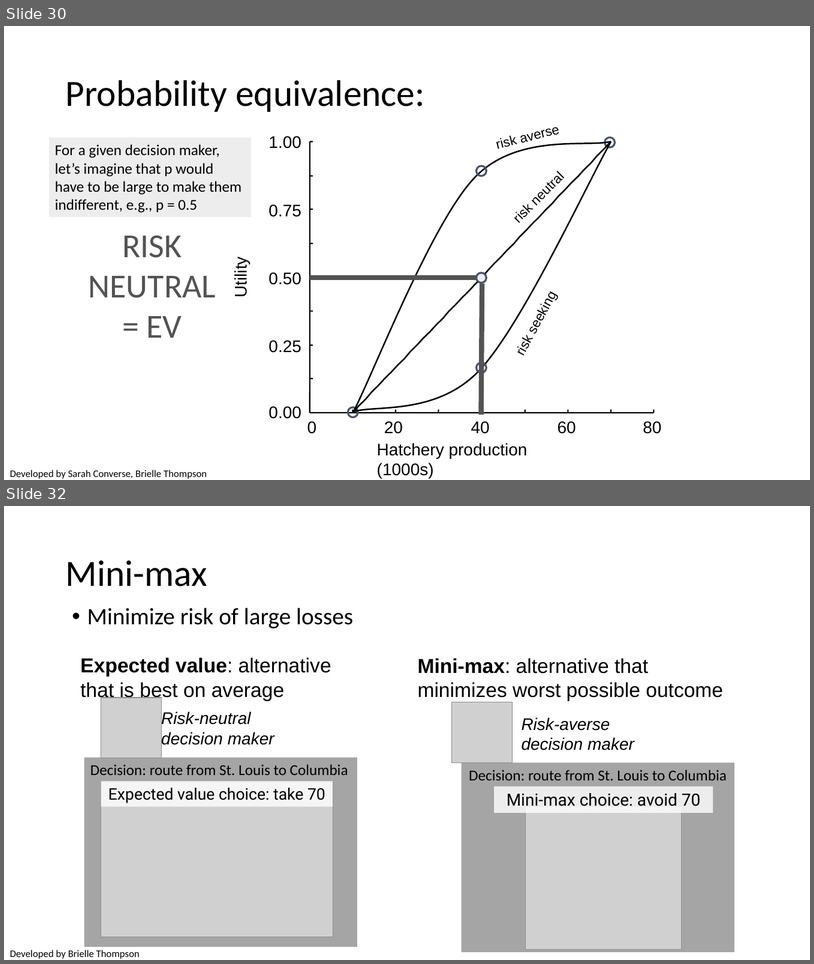
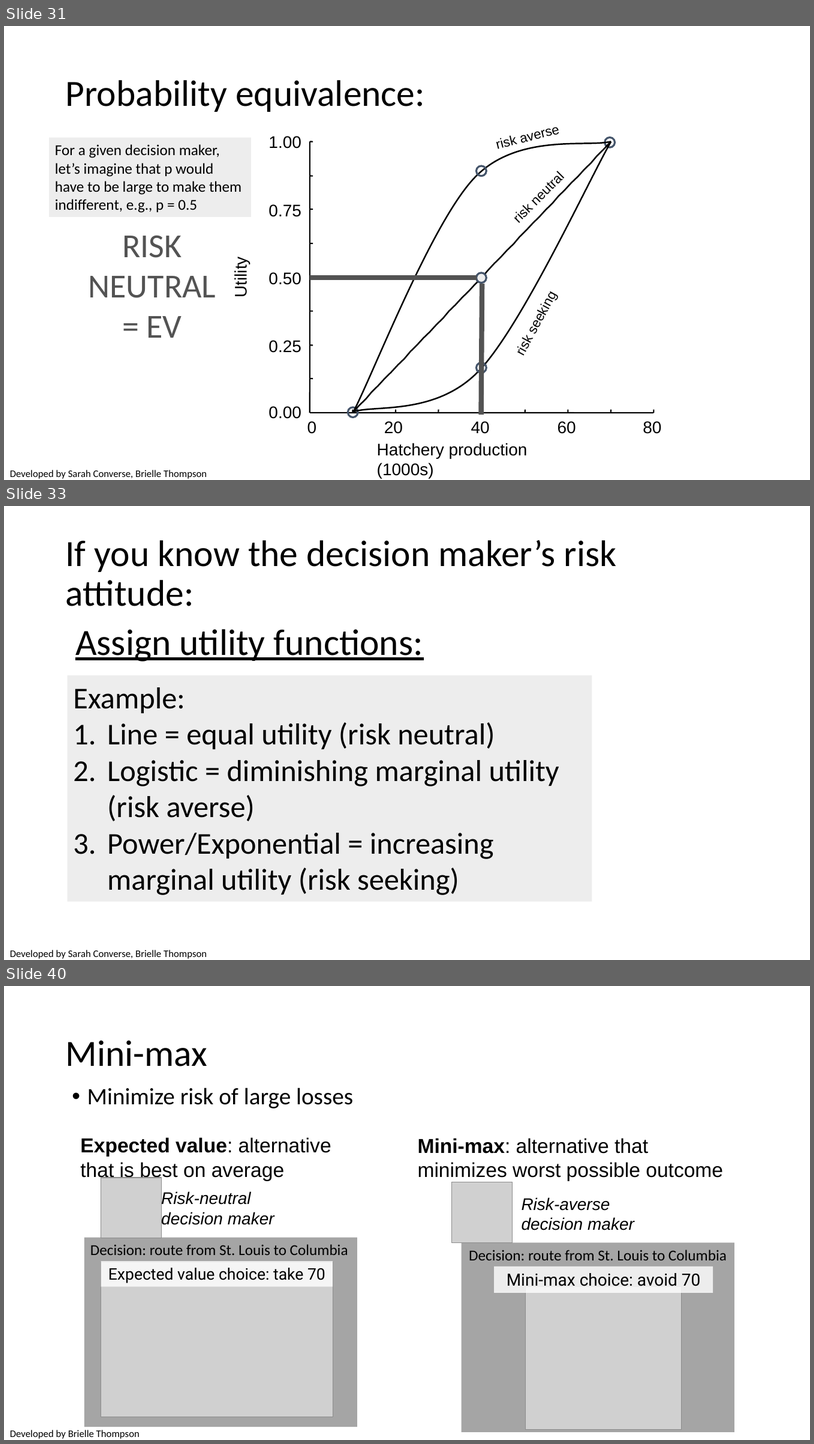
Before and after one commit to briellekthompson/NATR_8001_DecisionAnalysis_Fall25_Mizzou, a slide deck: material/Week7-UncertaintyPart2-Risk/Week7_SDM_Mizzou.pptx. Shown one above the other, each under a label of ours: slides 30 and 32 before the commit, slides 31, 33 and 40 after it; the slides between them are not shown. The pictures are 814x964 and 814x1444 pixels, drawn with LibreOffice and Linux fonts; fonts in the diff are those of the drawing; grey boxes stand for pictures; background and template pictures are left out. Boxes give left, top, right and bottom in pixels: in the first picture for what was removed or moved away, otherwise in the second. Text is boxed around its words. In the diff, an @@ line names an element or a change of style, - is before the commit and + after.

```diff
--- a/material/Week7-UncertaintyPart2-Risk/Week7_SDM_Mizzou.pptx
+++ b/material/Week7-UncertaintyPart2-Risk/Week7_SDM_Mizzou.pptx
@@ slide 33 added at (x1=4, y1=506, x2=810, y2=960), background #FFFFFF @@
@@ title added at (x1=65, y1=540, x2=617, y2=606), 44 pt, text #000000 @@
+If you know the decision maker’s risk attitude:
@@ text added at (x1=75, y1=629, x2=423, y2=661), 44 pt, text #000000, underline @@
+Assign utility functions:
@@ rectangle added at (x1=68, y1=675, x2=593, y2=901), fill #EDEDED, 36 pt, text #000000 @@
+Example:
+1. Line = equal utility (risk neutral)
+2. Logistic = diminishing marginal utility (risk averse)
+3. Power/Exponential = increasing marginal utility (risk seeking)
@@ text added at (x1=10, y1=949, x2=207, y2=958), 12 pt, text #000000 @@
+Developed by Sarah Converse, Brielle Thompson
@@ what was slide 30 is now slide 31 @@
@@ what was slide 32 is now slide 40 @@
```
Also in this commit, not shown: 14 slides changed, 8 other slides added, 1 slide removed, 1 other file.
